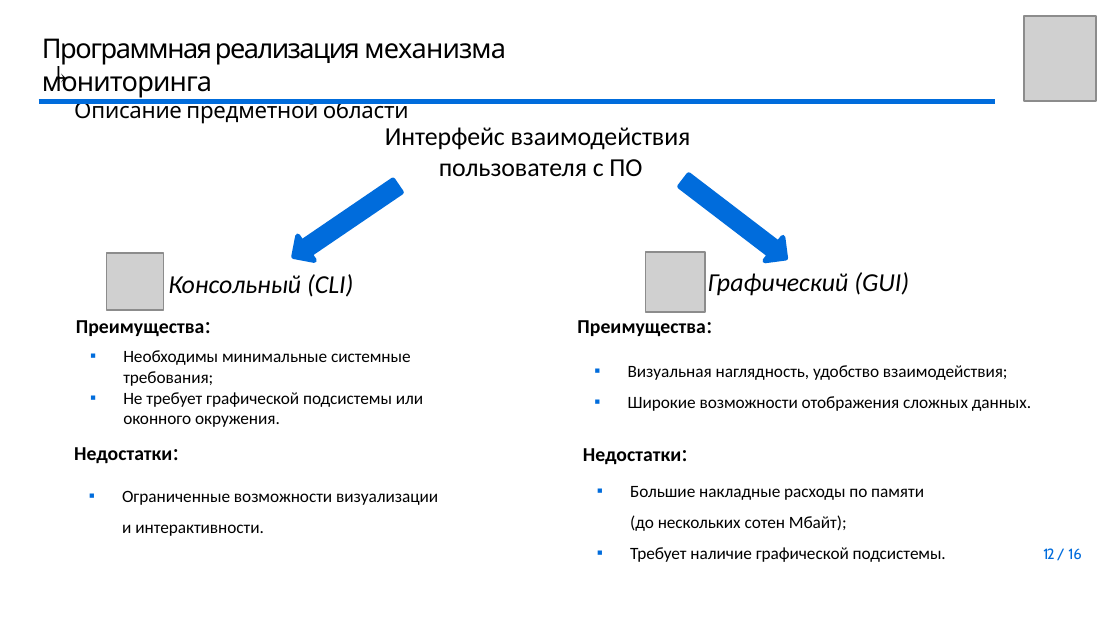
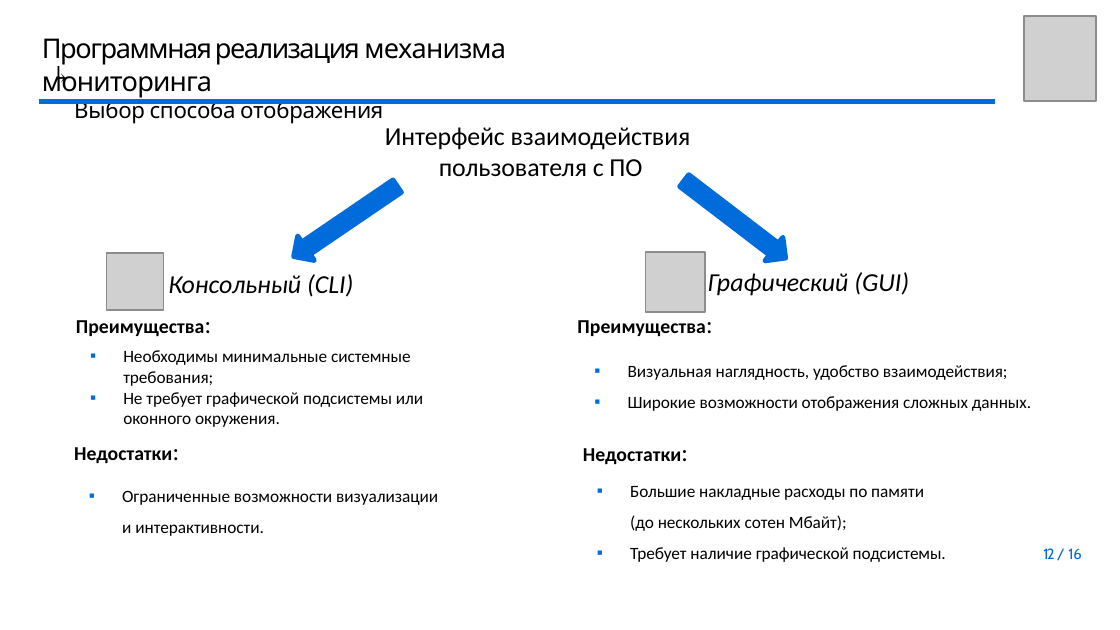
Before and after one commit to youngB0rrov/bmstu_doc, a slide deck: slide 12 of Master/Diploma/presentation/Презентация.pptx. Drawn at 1120x630 pixels with LibreOffice and Linux fonts; fonts in the diff are those of the drawing; grey boxes stand for pictures; background and template pictures are left out. Boxes give left, top, right and bottom in pixels: in the first picture for what was removed or moved away, otherwise in the second. Text is boxed around its words. In the diff, an @@ line names an element or a change of style, - is before the commit and + after.

```diff
--- a/Master/Diploma/presentation/Презентация.pptx
+++ b/Master/Diploma/presentation/Презентация.pptx
@@ title at [74,99,383,124]: text changed @@
-Описание предметной области
+Выбор способа отображения
```
Also in this commit, not shown: 7 other slides changed, 1 other file.
